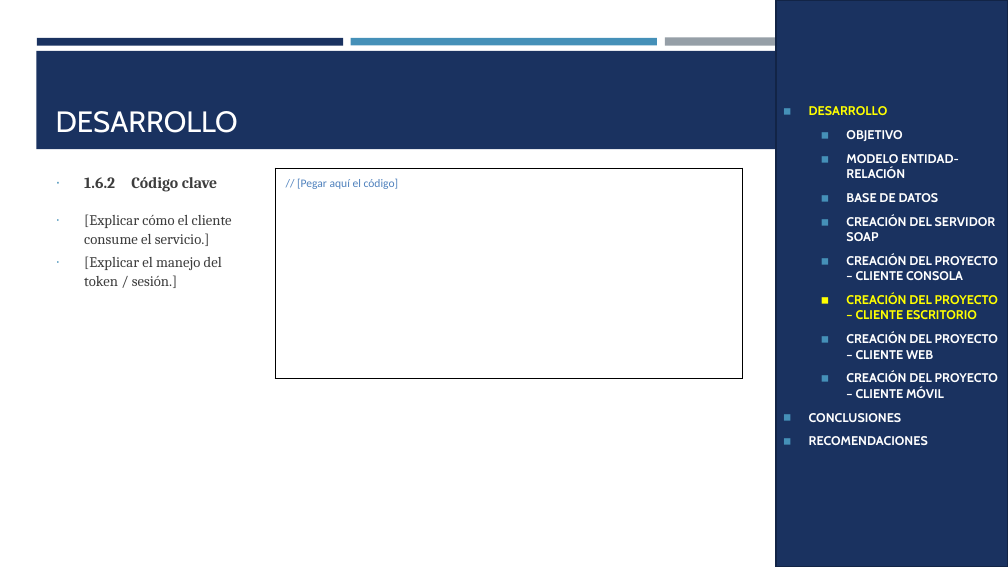
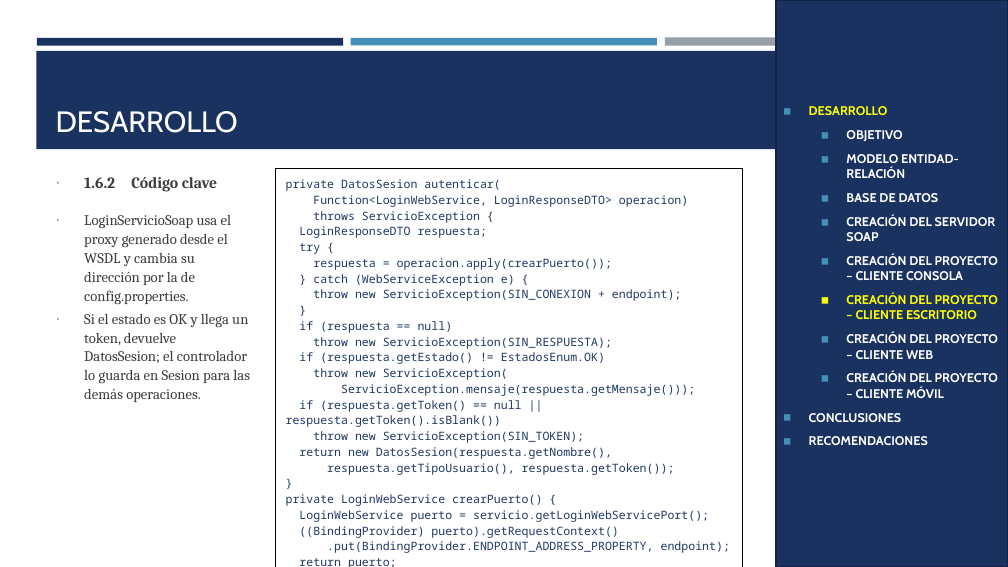
Before and after one commit to IMarcusDev/TI.1.1.-PAO202651_SOAP_JAVA_CONBDD_NRC36883_GR04, a slide deck: slide 19 of 05. DOCUMENTACION/PRESENTACION TI.1.1. SOAP con BDD en JAVA GR4.pptx (slide 18 before the commit). Drawn at 1008x567 pixels with LibreOffice and Linux fonts; fonts in the diff are those of the drawing. Boxes give left, top, right and bottom in pixels: in the first picture for what was removed or moved away, otherwise in the second. Text is boxed around its words. In the diff, an @@ line names an element or a change of style, - is before the commit and + after.

```diff
--- a/05. DOCUMENTACION/PRESENTACION TI.1.1. SOAP con BDD en JAVA GR4.pptx
+++ b/05. DOCUMENTACION/PRESENTACION TI.1.1. SOAP con BDD en JAVA GR4.pptx
@@ table at box(275, 168, 743, 567) @@
-row 1, column 1: // [Pegar aquí el código]
+row 1, column 1: private DatosSesion autenticar( / Function<LoginWebService, LoginResponseDTO> operacion) / throws ServicioException { / LoginResponseDTO respuesta; / try { / respuesta = operacion.apply(crearPuerto()); / } catch (WebServiceException e) { / throw new ServicioException(SIN_CONEXION + endpoint); / } / if (respuesta == null) / throw new ServicioException(SIN_RESPUESTA); / if (respuesta.getEstado() != EstadosEnum.OK) / throw new ServicioException( / ServicioException.mensaje(respuesta.getMensaje())); / if (respuesta.getToken() == null || respuesta.getToken().isBlank()) / throw new ServicioException(SIN_TOKEN); / return new DatosSesion(respuesta.getNombre(), / respuesta.getTipoUsuario(), respuesta.getToken()); / } / private LoginWebService crearPuerto() { / LoginWebService puerto = servicio.getLoginWebServicePort(); / ((BindingProvider) puerto).getRequestContext() / .put(BindingProvider.ENDPOINT_ADDRESS_PROPERTY, endpoint); / return puerto; / }
@@ text at box(84, 215, 250, 402): text changed @@
-∙ [Explicar cómo el cliente consume el servicio.]
-∙ [Explicar el manejo del token / sesión.]
+∙ LoginServicioSoap usa el proxy generado desde el WSDL y cambia su dirección por la de config.properties.
+∙ Si el estado es OK y llega un token, devuelve DatosSesion; el controlador lo guarda en Sesion para las demás operaciones.
```
Also in this commit, not shown: 19 other slides changed, 4 slides added.
